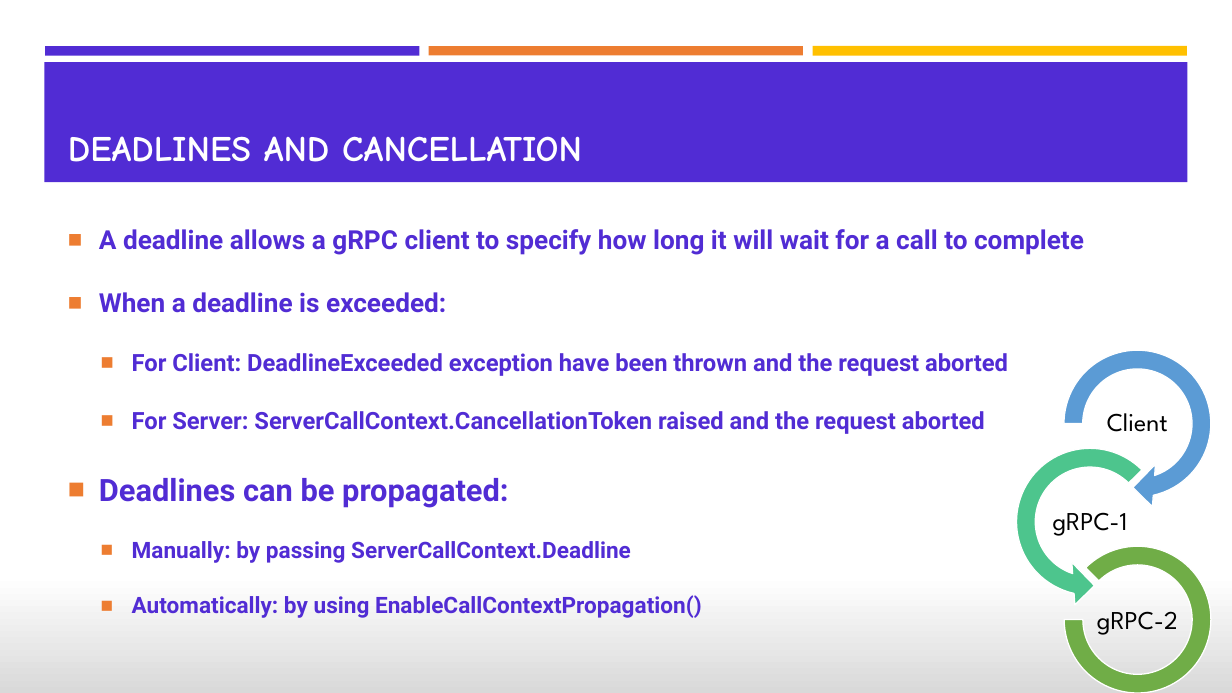
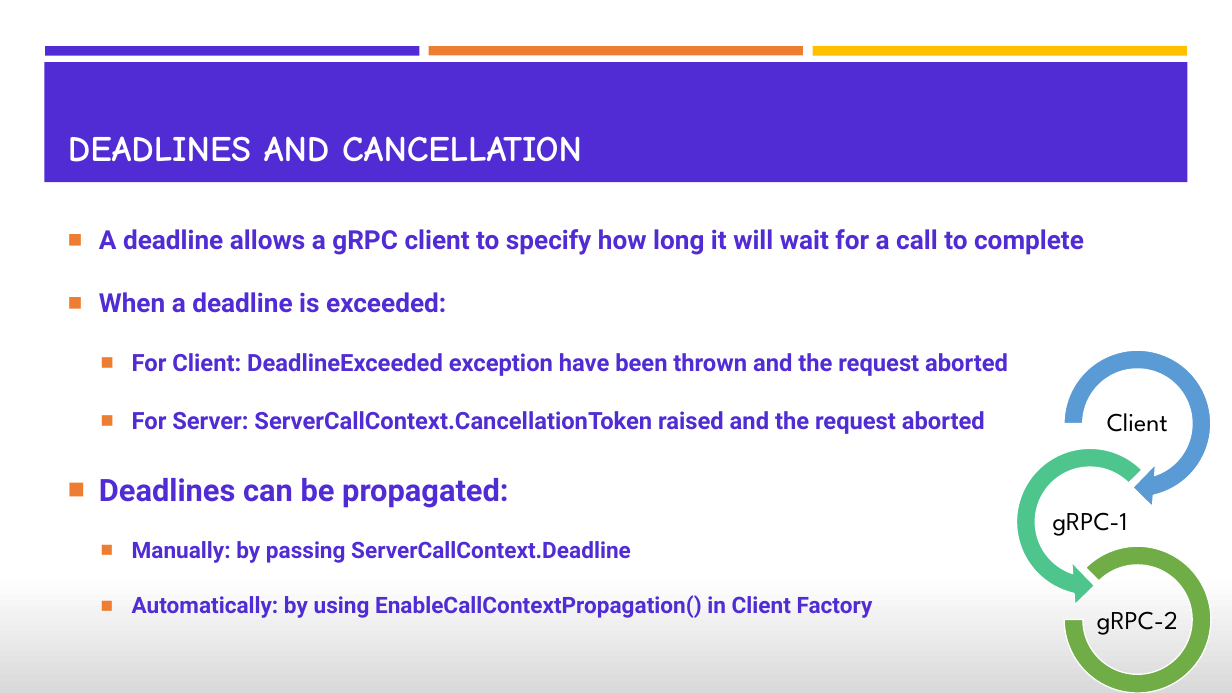
Before and after one commit to VahidFarahmandian/jinget-grpc, a slide deck: slide 8 of docs/Build High Performance Services With gRPC and .NET 5.pptx. Drawn at 1232x693 pixels with LibreOffice and Linux fonts; fonts in the diff are those of the drawing. Boxes give left, top, right and bottom in pixels: in the first picture for what was removed or moved away, otherwise in the second. Text is boxed around its words. In the diff, an @@ line names an element or a change of style, - is before the commit and + after.

```diff
--- a/docs/Build High Performance Services With gRPC and .NET 5.pptx
+++ b/docs/Build High Performance Services With gRPC and .NET 5.pptx
@@ text at bbox=[132, 595, 873, 618]: text changed @@
-  ■ Automatically: by using EnableCallContextPropagation()
+  ■ Automatically: by using EnableCallContextPropagation() in Client Factory
```
Also in this commit, not shown: 1 other slide changed, 4 other files.
